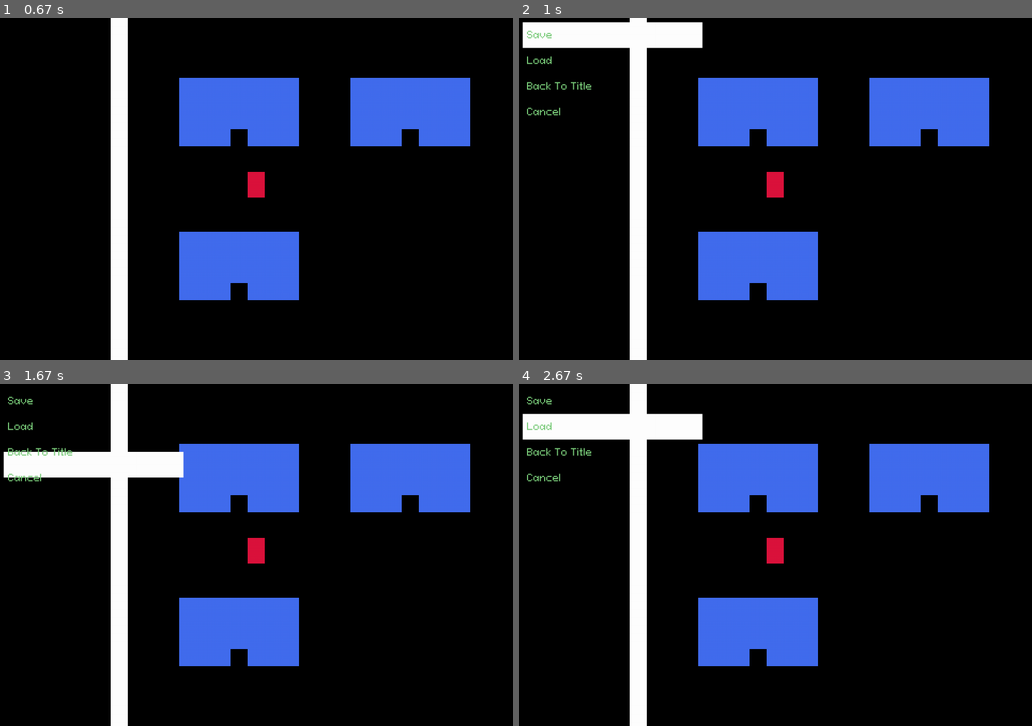
Above: before the commit, frames 1-4 (two rows, left to right).
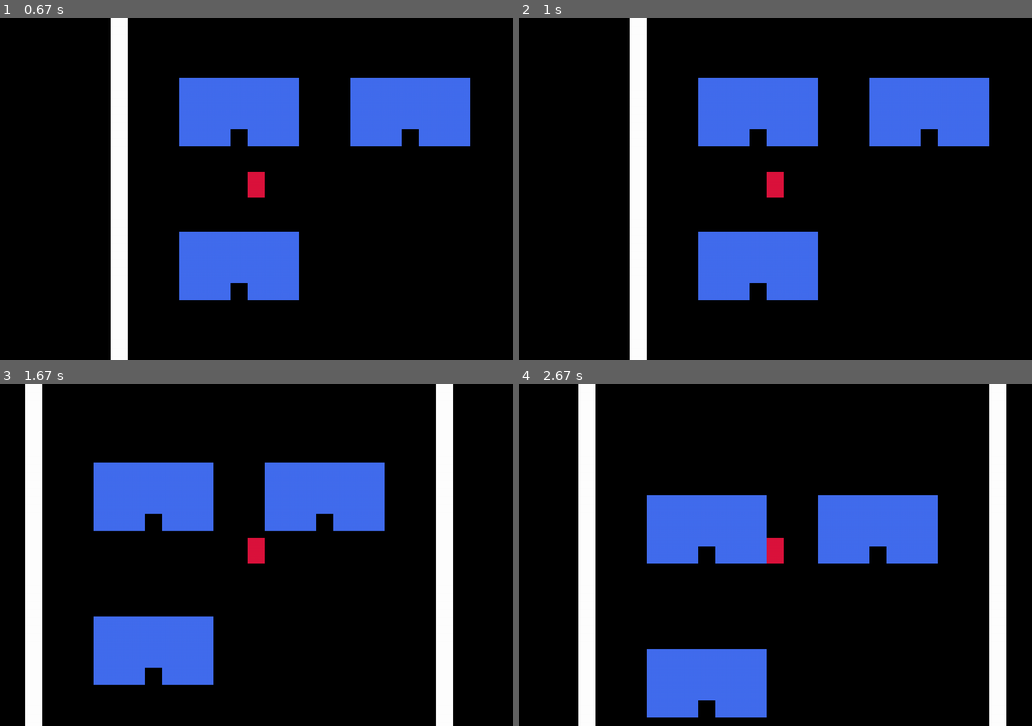
Above: after the commit, the same moments.

Repository: kritserv/rpg-maker-style-top-down-game-template
Game: pygame game, started from main.py
The game is run twice, just before and just after one commit, with the same random seed, the same clock (stepped at 60 frames per second) and the same inputs.
Inputs:
- Up to frame 1 (0.67 s): tap Enter at 0.33 s
- Up to frame 2 (1 s): tap X at 0.67 s
- Up to frame 3 (1.67 s): hold Right 1-1.47 s; hold Up from 1.5 s (still down)
- Up to frame 4 (2.67 s): release Up at 1.8 s; hold Right 1.83-2.3 s; hold Left from 2.33 s (still down)

Frame 1 is identical in both runs. In frame 2, 2.7% of the frame differs, in the area x 0-36%, y 1-29%; in frame 3, 29%; in frame 4, 36%, in the area x 0-95%, y 0-100%.

Commit message:
exit pause menu with cancel

Diff:
--- a/main.py
+++ b/main.py
@@ -176,10 +176,8 @@
 					pass
 				elif selected == "Back To Title":
 					game_state = "title_screen_menu"
-				elif selected == "Cancel":
+				elif selected == "Cancel" or cancel:
 					pause = False
-				else:
-					pass
 
 			# ================= [ MAIN GRAPHIC ] ===============
 
